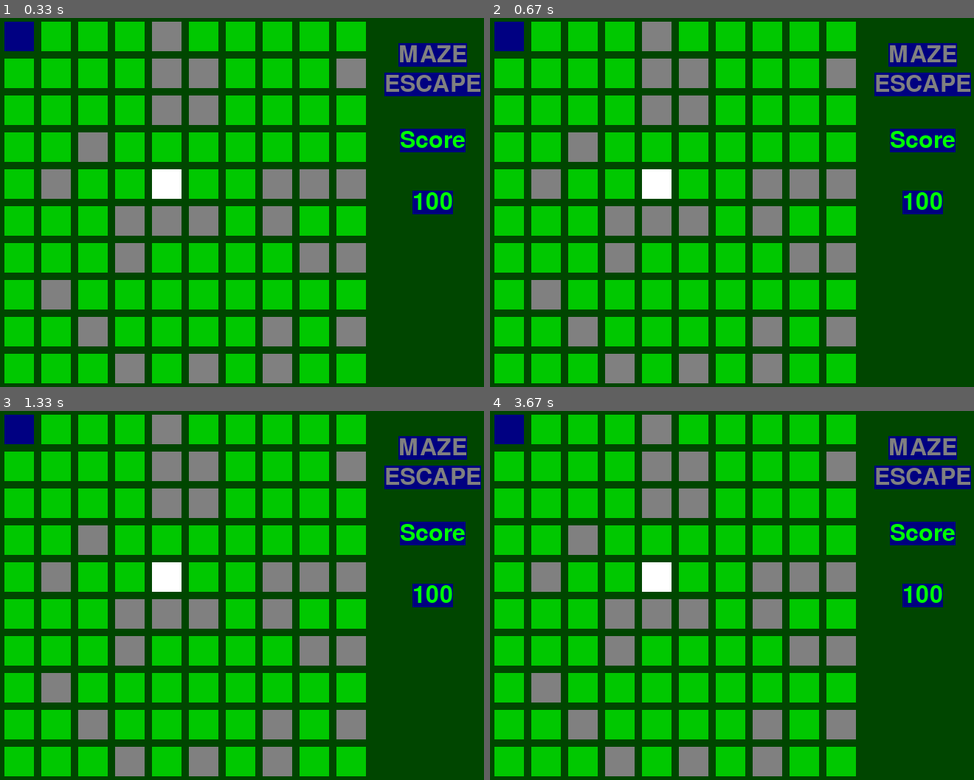
Above: before the commit, frames 1-4 (two rows, left to right).
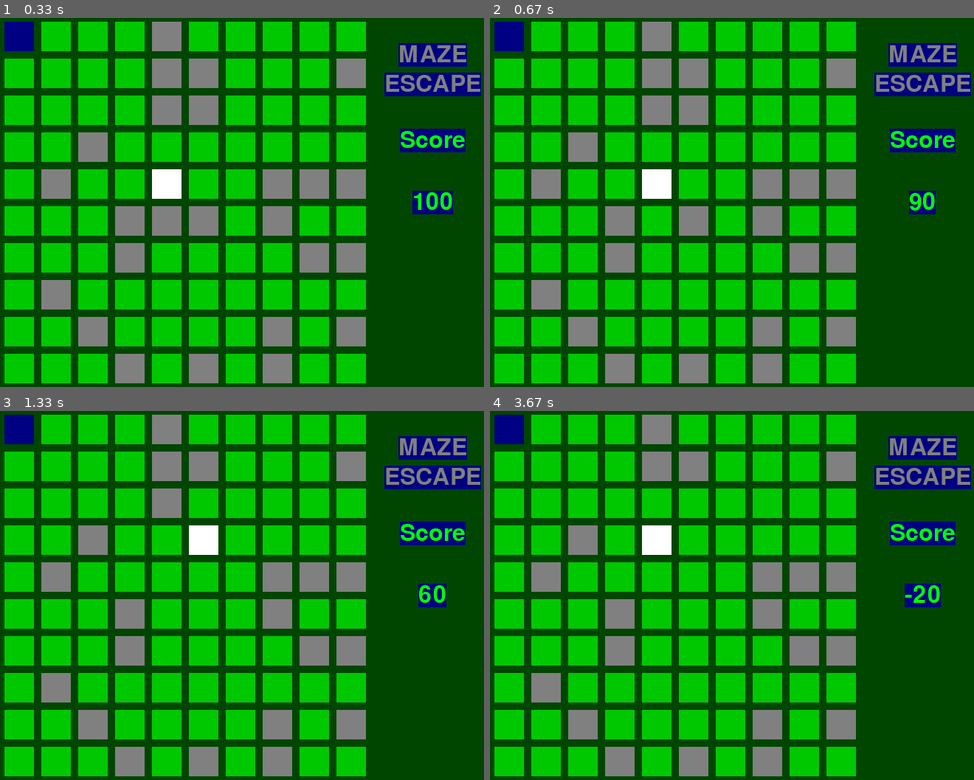
Above: after the commit, the same moments.

Repository: Jarrett-Tranel/CUWHackathon2020
Game: pygame game, started from CUWHackathon2020.py
The game is run twice, just before and just after one commit, with the same random seed, the same clock (stepped at 60 frames per second) and the same inputs.
Inputs:
- Up to frame 1 (0.33 s): no input
- Up to frame 2 (0.67 s): tap Space at 0.33 s
- Up to frame 3 (1.33 s): hold Right 0.67-1.13 s; tap Space at 0.73, 1.03, 1.23 s; hold Up from 1.17 s (still down)
- Up to frame 4 (3.67 s): release Up at 1.47 s; hold Right 1.5-1.97 s; tap Space at 1.57, 1.87, 2.07, 2.37, 2.63, 2.97, 3.27, 3.4 s; hold Left 2-2.53 s; hold Down 2.57-2.87 s; hold Left 2.9-3.3 s; hold Up from 3.33 s (still down)

Frame 1 is identical in both runs. In frame 2, 0.8% of the frame differs, in the area x 31-94%, y 46-59%; in frame 3, 2.8%; in frame 4, 3.2%, in the area x 31-94%, y 21-59%.

Commit message:
Now With Explosions

Diff:
--- a/CUWHackathon2020.py
+++ b/CUWHackathon2020.py
@@ -78,20 +78,20 @@
 titleText = font.render('MAZE', True, GREY, scoreTextblue)
 titleText2 = font.render('ESCAPE', True, GREY, scoreTextblue)
 text = font.render('Score', True, scoreTextgreen, scoreTextblue)
-scoreNumber = font.render(str(score),True,scoreTextgreen,scoreTextblue)
+#scoreNumber = font.render(str(score),True,scoreTextgreen,scoreTextblue)
 winText = font.render("You Win" , True, GREY, scoreTextblue)
 
 titleRect = titleText.get_rect()
 titleRect2 = titleText2.get_rect()
 textRect = text.get_rect()
-scoreNumberTextRect = scoreNumber.get_rect()
+#scoreNumberTextRect = scoreNumber.get_rect()
 winScreenRect = winText.get_rect()
 
 # set the center of the rectangular object.
 titleRect.center = (X -70, Y -450)
 titleRect2.center = (X -70, Y -410)
 textRect.center = (X -70, Y // 3)
-scoreNumberTextRect.center = (X - 70 , Y-250)
+#scoreNumberTextRect.center = (X - 70 , Y-250)
 winScreenRect.center = (350,Y - 450)
 
 winStatus = False;
@@ -154,6 +154,12 @@
                     twoDArray[playerlocation[0]][playerlocation[1]] = 0
                     twoDArray[playerlocation[0]][playerlocation[1] + 1] = 4
                     playerlocation[1] = playerlocation[1] + 1
+            elif event.key == pygame.K_SPACE:
+                twoDArray[playerlocation[0]][playerlocation[1] + 1] = 0
+                twoDArray[playerlocation[0]][playerlocation[1] - 1] = 0
+                twoDArray[playerlocation[0] + 1][playerlocation[1]] = 0
+                twoDArray[playerlocation[0] - 1][playerlocation[1]] = 0
+                score = score - 10
             else:
                 ranNum = random.randint(0, 1)
                 if (ranNum == 0):
@@ -187,8 +193,11 @@
                 colorToDraw = WHITE
             pygame.draw.rect(screen, colorToDraw, [rect_x + (i * 50), rect_y + (j * 50), 40, 40])
 
-
+    scoreNumber = font.render(str(score),True,scoreTextgreen,scoreTextblue)
     screen.blit(text, textRect)
+
+    scoreNumberTextRect = scoreNumber.get_rect()
+    scoreNumberTextRect.center = (X - 70 , Y-250)
     screen.blit(scoreNumber, scoreNumberTextRect)
     screen.blit(titleText,titleRect)
     screen.blit(titleText2,titleRect2)
